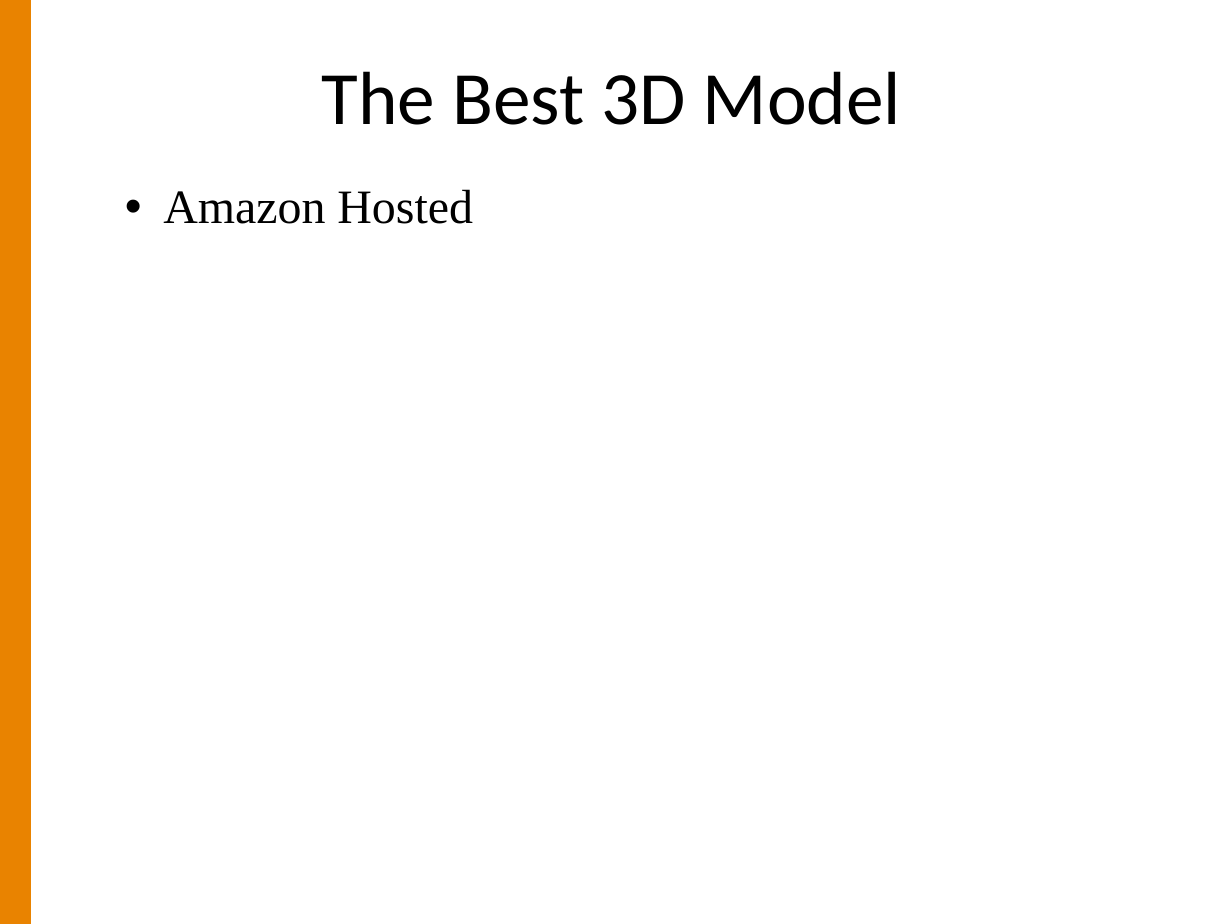
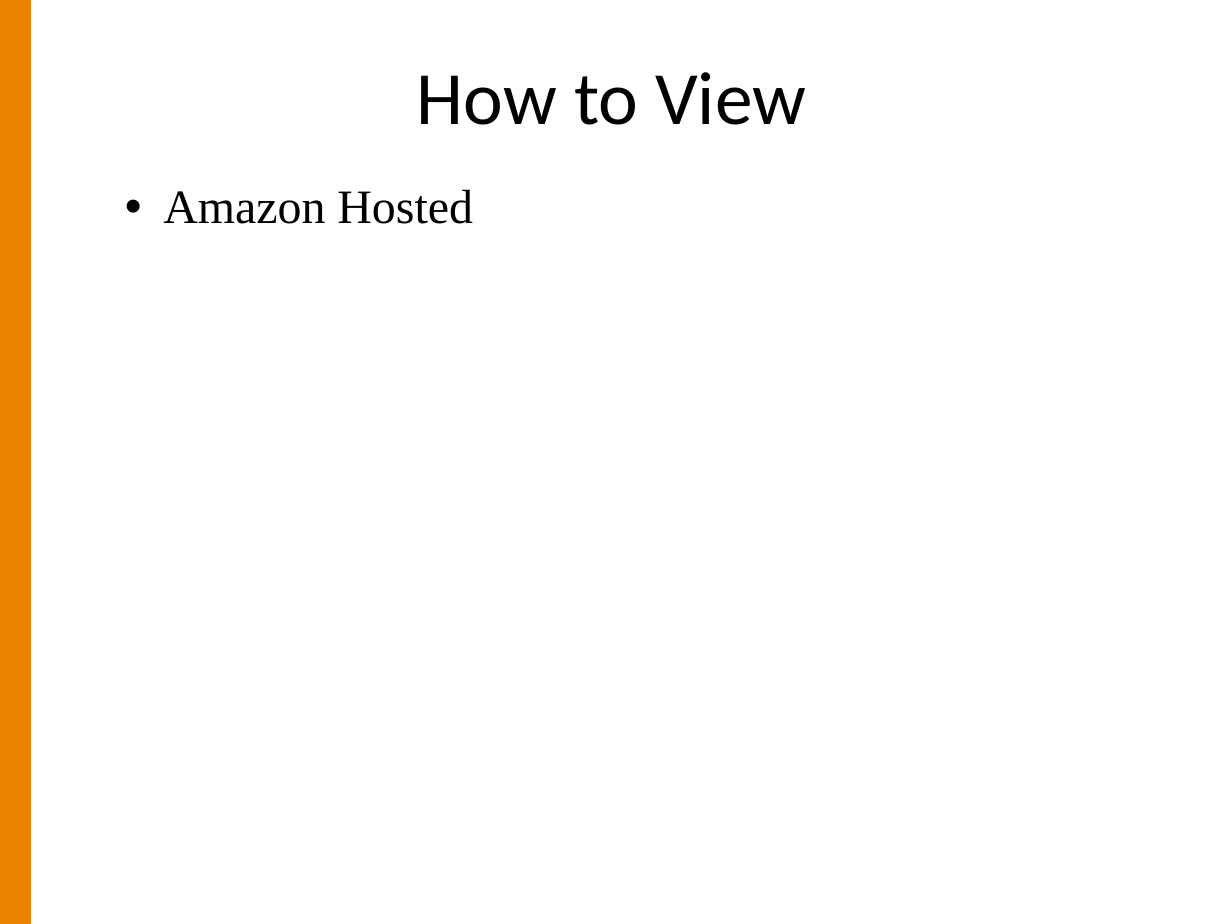
Before and after one commit to lordjoe/hydra-proteomics, a slide deck: slide 16 of jxtandem/Cascadia/2012/IlyaLabTalk.ppt. Drawn at 1232x924 pixels with LibreOffice and Linux fonts; fonts in the diff are those of the drawing; background and template pictures are left out. Boxes give left, top, right and bottom in pixels: in the first picture for what was removed or moved away, otherwise in the second. Text is boxed around its words. In the diff, an @@ line names an element or a change of style, - is before the commit and + after.

```diff
--- a/jxtandem/Cascadia/2012/IlyaLabTalk.ppt
+++ b/jxtandem/Cascadia/2012/IlyaLabTalk.ppt
@@ title at bbox=[417, 72, 806, 125]: text changed @@
-The Best 3D Model
+How to View
```
Also in this commit, not shown: 1 other slide changed, 1 slide added, 1 slide removed, 2 other files.
